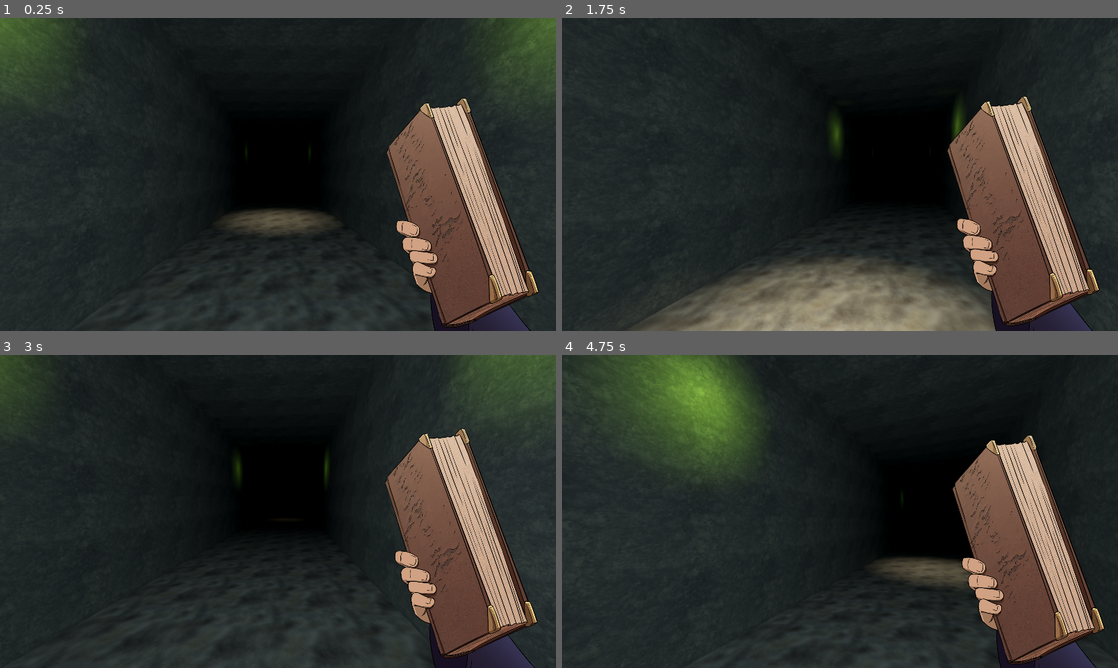
Above: before the commit, frames 1-4 (two rows, left to right).
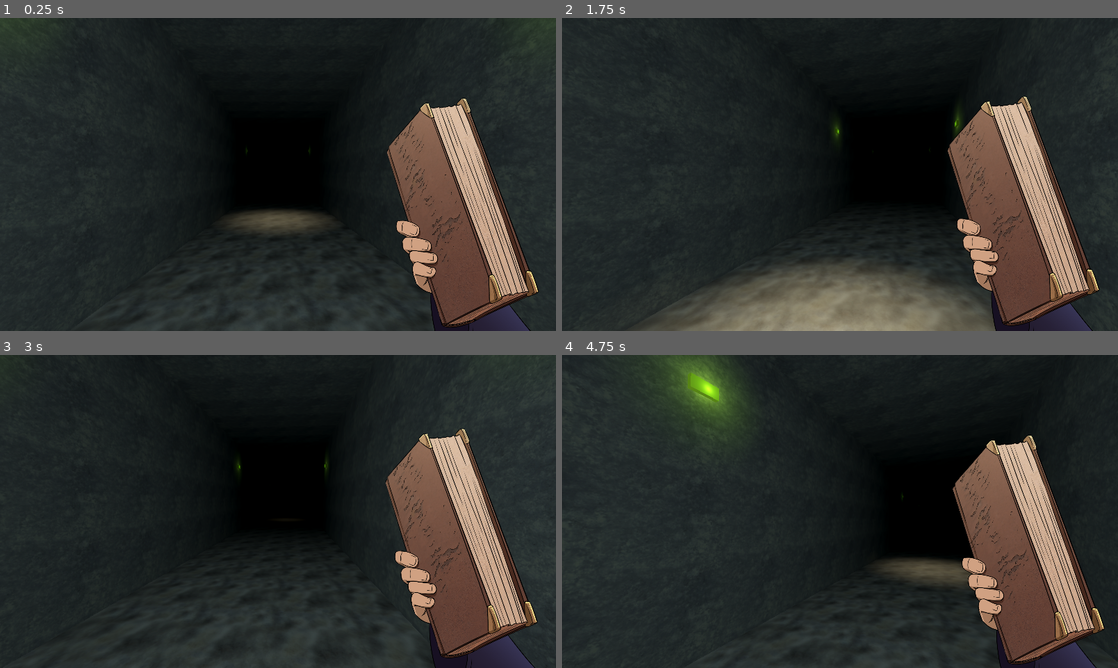
Above: after the commit, the same moments.

Repository: Bigaston/LDJam55
Game: Godot game, scene res://scenes/main.tscn
Same seed, same stepped clock (60 frames per second), same inputs: the game is played once before the commit and once after it.
Inputs (mouse positions are in pixels of both pictures, inside the frame that each line leads up to):
- Up to frame 1 (0.25 s): no input
- Up to frame 2 (1.75 s): tap Enter at 0.5 s; move the mouse to (867, 174) at 0.52 s; hold W (move_forward) from 0.53 s (still down); tap Space (use_spell) at 0.6, 1.35 s; move the mouse to (812, 174) at 1.27 s
- Up to frame 3 (3 s): keep holding W (move_forward); move the mouse to (289, 505) at 2.02 s; tap Space (use_spell) at 2.1, 2.85 s; move the mouse to (272, 517) at 2.77 s
- Up to frame 4 (4.75 s): keep holding W (move_forward); move the mouse to (878, 514) at 3.52 s; tap Space (use_spell) at 3.6, 4.35 s; move the mouse to (795, 508) at 4.27 s

The runs differ from the first frame. In frame 1, 3.6% of the frame differs, in the area x 0-100%, y 0-43%; in frame 2, less than 0.1%; in frame 3, 2.6%; in frame 4, 6.7%, in the area x 6-62%, y 0-46%.

Commit message:
Mode lampe terrain + suppr light summoning room

Diff:
--- a/objects/terrain.tscn
+++ b/objects/terrain.tscn
@@ -25,6 +25,11 @@
 [sub_resource type="PlaneMesh" id="PlaneMesh_tolos"]
 material = ExtResource("1_dcdxs")
 size = Vector2(4, 20)
+
+[sub_resource type="StandardMaterial3D" id="StandardMaterial3D_6piku"]
+albedo_color = Color(0.396078, 0.560784, 0.145098, 1)
+emission_enabled = true
+emission = Color(0.396078, 0.560784, 0.145098, 1)
 
 [node name="Terrain" type="Node3D"]
 
@@ -67,32 +72,57 @@
 mesh = SubResource("PlaneMesh_tolos")
 
 [node name="OmniLight3D2" type="OmniLight3D" parent="."]
-transform = Transform3D(1, 0, 0, 0, 1, 0, 0, 0, 1, 1.68863, 2.87259, -5.88805)
+transform = Transform3D(1, 0, 0, 0, 1, 0, 0, 0, 1, 1.91618, 2.98911, -5.88798)
 light_color = Color(0.397395, 0.562328, 0.147003, 1)
-light_energy = 3.0
-omni_range = 1.25
+light_energy = 2.0
+omni_range = 1.0
 
 [node name="OmniLight3D4" type="OmniLight3D" parent="."]
-transform = Transform3D(1, 0, 0, 0, 1, 0, 0, 0, 1, 1.689, 2.87272, 5.888)
+transform = Transform3D(1, 0, 0, 0, 1, 0, 0, 0, 1, 1.916, 2.989, 5.88705)
 light_color = Color(0.397395, 0.562328, 0.147003, 1)
-light_energy = 3.0
-omni_range = 1.25
+light_energy = 2.0
+omni_range = 1.0
 
 [node name="OmniLight3D" type="OmniLight3D" parent="."]
-transform = Transform3D(1, 0, 0, 0, 1, 0, 0, 0, 1, -1.689, 2.87272, 5.888)
+transform = Transform3D(1, 0, 0, 0, 1, 0, 0, 0, 1, -1.916, 2.989, 5.858)
 light_color = Color(0.397395, 0.562328, 0.147003, 1)
-light_energy = 3.0
-omni_range = 1.25
+light_energy = 2.0
+omni_range = 1.0
 
 [node name="OmniLight3D3" type="OmniLight3D" parent="."]
-transform = Transform3D(1, 0, 0, 0, 1, 0, 0, 0, 1, -1.689, 2.87272, -5.888)
+transform = Transform3D(1, 0, 0, 0, 1, 0, 0, 0, 1, -1.916, 2.98924, -5.89121)
 light_color = Color(0.397395, 0.562328, 0.147003, 1)
-light_energy = 3.0
-omni_range = 1.25
+light_energy = 2.0
+omni_range = 1.0
 
 [node name="SpotLight3D" type="SpotLight3D" parent="."]
-transform = Transform3D(1, 0, 0, 0, -4.37114e-08, 1, 0, -1, -4.37114e-08, 0, 3.87431, -0.0511045)
+transform = Transform3D(1, 0, 0, 0, -4.37114e-08, 1, 0, -1, -4.37114e-08, 0, 3.874, 0)
 light_color = Color(0.964562, 0.90375, 0.719814, 1)
 light_energy = 10.0
-spot_range = 6.0
+light_specular = 5.943
+distance_fade_enabled = true
 spot_angle = 30.0
+
+[node name="CSGBox3D" type="CSGBox3D" parent="."]
+transform = Transform3D(1, 0, 0, 0, 1, 0, 0, 0, 1, 1.99376, 2.989, -5.888)
+material_override = SubResource("StandardMaterial3D_6piku")
+gi_mode = 0
+size = Vector3(0.1, 0.15, 0.3)
+
+[node name="CSGBox3D2" type="CSGBox3D" parent="."]
+transform = Transform3D(1, 0, 0, 0, 1, 0, 0, 0, 1, 1.994, 2.989, 5.888)
+material_override = SubResource("StandardMaterial3D_6piku")
+gi_mode = 0
+size = Vector3(0.1, 0.15, 0.3)
+
+[node name="CSGBox3D3" type="CSGBox3D" parent="."]
+transform = Transform3D(1, 0, 0, 0, 1, 0, 0, 0, 1, -1.994, 2.989, -5.888)
+material_override = SubResource("StandardMaterial3D_6piku")
+gi_mode = 0
+size = Vector3(0.1, 0.15, 0.3)
+
+[node name="CSGBox3D4" type="CSGBox3D" parent="."]
+transform = Transform3D(1, 0, 0, 0, 1, 0, 0, 0, 1, -1.994, 2.989, 5.888)
+material_override = SubResource("StandardMaterial3D_6piku")
+gi_mode = 0
+size = Vector3(0.1, 0.15, 0.3)
--- a/scenes/game/level.tscn
+++ b/scenes/game/level.tscn
@@ -382,22 +382,6 @@
 transform = Transform3D(1, 0, 0, 0, 1, 0, 0, 0, 1, 0, 0, -0.5)
 shape = SubResource("BoxShape3D_8pl3p")
 
-[node name="OmniLight3D" type="OmniLight3D" parent="StartRoom"]
-transform = Transform3D(1, 0, 0, 0, 1, 0, 0, 0, 1, 3.84107, 3.30492, 0.988935)
-light_color = Color(1, 0, 0, 1)
-
-[node name="OmniLight3D2" type="OmniLight3D" parent="StartRoom"]
-transform = Transform3D(1, 0, 0, 0, 1, 0, 0, 0, 1, 3.84107, 3.30492, 9.27951)
-light_color = Color(1, 0, 0, 1)
-
-[node name="OmniLight3D3" type="OmniLight3D" parent="StartRoom"]
-transform = Transform3D(1, 0, 0, 0, 1, 0, 0, 0, 1, -3.77043, 3.30492, 9.27951)
-light_color = Color(1, 0, 0, 1)
-
-[node name="OmniLight3D4" type="OmniLight3D" parent="StartRoom"]
-transform = Transform3D(1, 0, 0, 0, 1, 0, 0, 0, 1, -3.77043, 3.30492, 1.26726)
-light_color = Color(1, 0, 0, 1)
-
 [node name="MonsterSpawn" type="Node3D" parent="StartRoom"]
 transform = Transform3D(1, 0, 0, 0, 1, 0, 0, 0, 1, 0, 2, 6)
 
Not shown: 1 places in objects/terrain.tscn that only renumber resources
